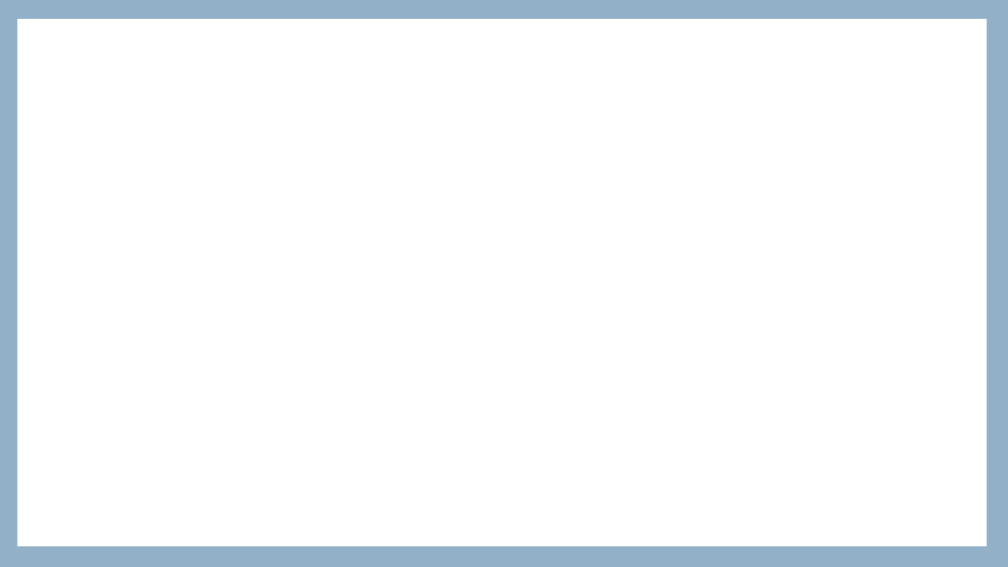
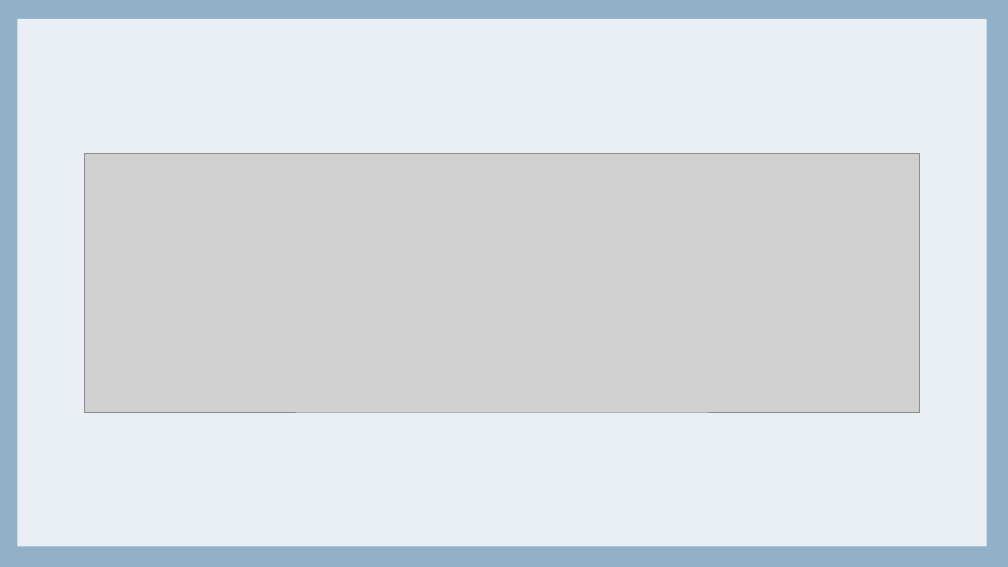
Before and after one commit to laurenemilyto/film_adapatation_success, a slide deck: slide 7 of Steg_pres.pptx (slide 8 before the commit). Drawn at 1008x567 pixels with LibreOffice and Linux fonts; fonts in the diff are those of the drawing; grey boxes stand for pictures. Boxes give left, top, right and bottom in pixels: in the first picture for what was removed or moved away, otherwise in the second. Text is boxed around its words. In the diff, an @@ line names an element or a change of style, - is before the commit and + after.

```diff
--- a/Steg_pres.pptx
+++ b/Steg_pres.pptx
@@ background #FFFFFF to #E9EFF4 @@
@@ rectangle at (17,19,987,547): fill #FFFFFF to #E9EFF4 @@
@@ picture added at (85,154,920,412) @@
```
Also in this commit, not shown: 5 other slides changed, 7 slides added, 6 slides removed, 1 other file.
